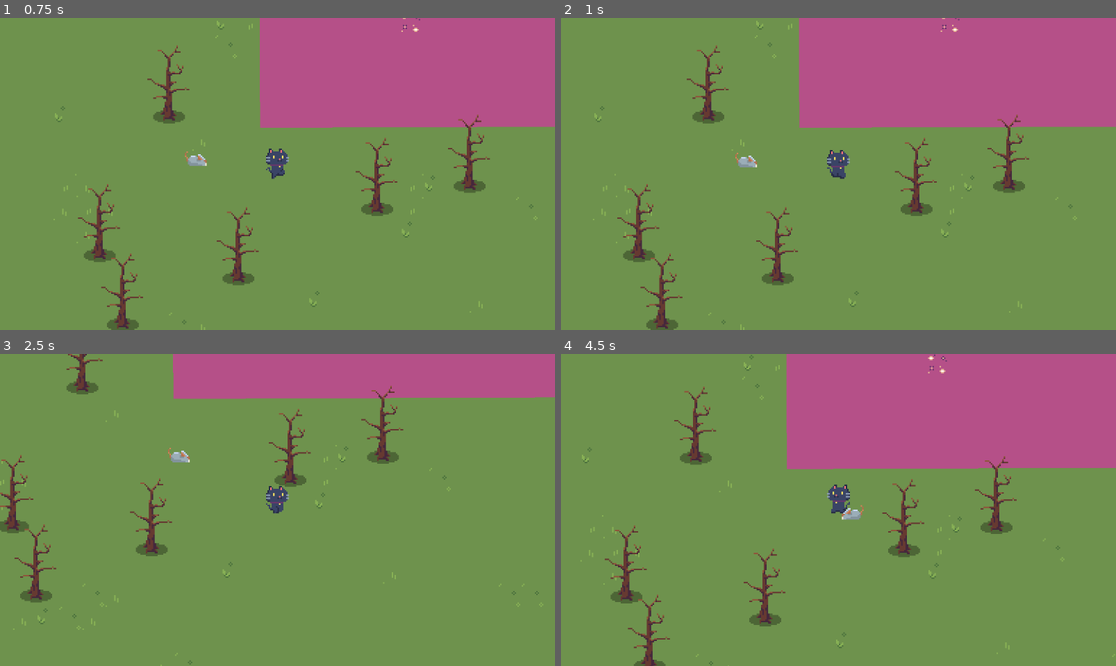
Above: before the commit, frames 1-4 (two rows, left to right).
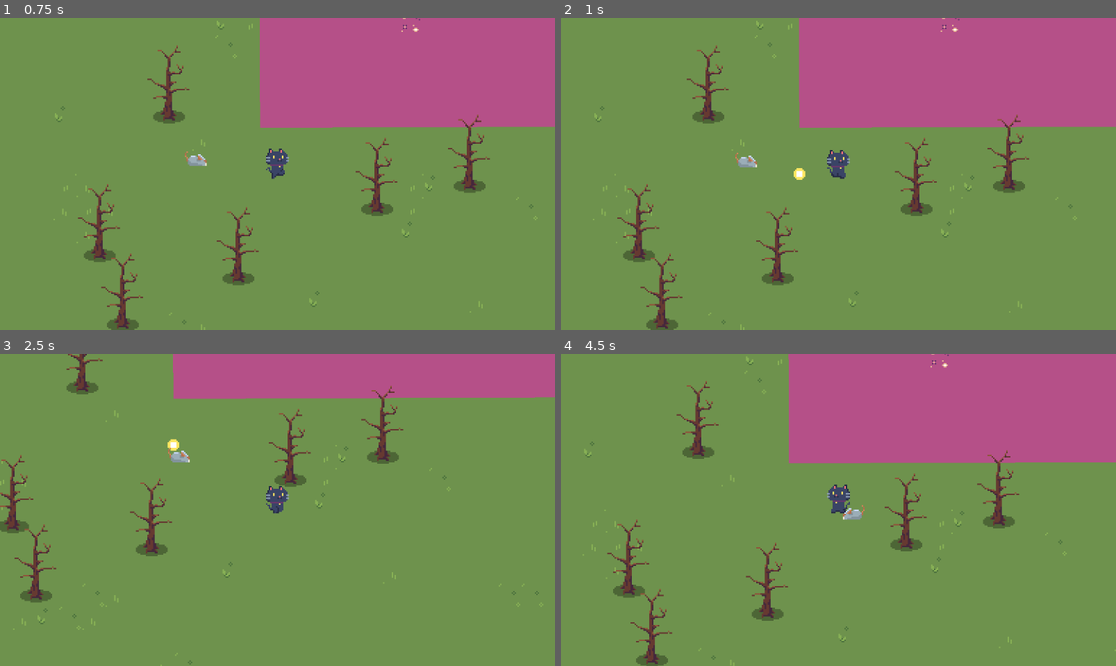
Above: after the commit, the same moments.

Repository: PkHila/Black-Cat-Survivor-Game
Game: Godot game, scene res://Scenes/game_scene.tscn
Same seed, same stepped clock (60 frames per second), same inputs: the game is played once before the commit and once after it.
Inputs:
- Up to frame 1 (0.75 s): hold D (move_right) from 0.53 s (still down)
- Up to frame 2 (1 s): keep holding D (move_right)
- Up to frame 3 (2.5 s): release D (move_right) at 1.28 s; hold S (move_down) 1.28-2.03 s; hold D (move_right) from 2.03 s (still down)
- Up to frame 4 (4.5 s): release D (move_right) at 2.78 s; hold W (move_up) 2.78-3.53 s; hold A (move_left) from 3.53 s (still down)

Frame 1 is identical in both runs. In frame 2, less than 0.1% of the frame differs, in the area x 41-45%, y 48-52%; in frame 3, less than 0.1%; in frame 4, 5.3%, in the area x 3-100%, y 0-100%.

Commit message:
Add tracking funcitonality to the player's attack
Adds functionality to the player's attack so it follows the rat enemy's position.

Diff:
--- a/Enemies/rat.tscn
+++ b/Enemies/rat.tscn
@@ -43,7 +43,7 @@
 radius = 4.0
 
 [node name="Rat" type="CharacterBody2D"]
-collision_mask = 2
+collision_layer = 2
 script = ExtResource("1_1fupt")
 
 [node name="Sprite" type="AnimatedSprite2D" parent="."]
--- a/Scenes/player.tscn
+++ b/Scenes/player.tscn
@@ -1,7 +1,8 @@
-[gd_scene load_steps=15 format=3 uid="uid://b2qptiqc71xb3"]
+[gd_scene load_steps=16 format=3 uid="uid://b2qptiqc71xb3"]
 
 [ext_resource type="Script" path="res://Scenes/player_movement.gd" id="1_4gn5i"]
 [ext_resource type="Texture2D" uid="uid://bvo5g5w8s4tln" path="res://Sprites/BlackCatPlayer.png" id="2_pn8mj"]
+[ext_resource type="PackedScene" uid="uid://blil5f8t361y5" path="res://Scenes/weapon.tscn" id="3_mm84q"]
 
 [sub_resource type="AtlasTexture" id="AtlasTexture_1hg4g"]
 atlas = ExtResource("2_pn8mj")
@@ -105,3 +106,6 @@
 [node name="CollisionShape2D" type="CollisionShape2D" parent="."]
 position = Vector2(0, -2)
 shape = SubResource("CircleShape2D_xpp48")
+
+[node name="weapon" parent="." instance=ExtResource("3_mm84q")]
+position = Vector2(0, -7)
--- a/Scenes/projectile.gd
+++ b/Scenes/projectile.gd
@@ -15,4 +15,6 @@
 
 
 func _on_body_entered(body):
-	pass # Replace with function body.
+	queue_free()
+	if body.has_method("take_damage"):
+		body.takedamage()
--- a/Scenes/projectile.tscn
+++ b/Scenes/projectile.tscn
@@ -22,11 +22,13 @@
 radius = 6.0
 
 [node name="Projectile" type="Area2D"]
+top_level = true
 collision_layer = 0
 collision_mask = 3
 script = ExtResource("1_hjone")
 
 [node name="AnimatedSprite2D" type="AnimatedSprite2D" parent="."]
+top_level = true
 position = Vector2(0, 1)
 sprite_frames = SubResource("SpriteFrames_ddrkc")
 
--- a/Scenes/projectile_weapon.gd
+++ b/Scenes/projectile_weapon.gd
@@ -5,3 +5,14 @@
 	var enemies_in_range = get_overlapping_bodies()
 	if enemies_in_range.size() > 0:
 		var target_enemy = enemies_in_range.front()
+		look_at(target_enemy.global_position)
+
+func shoot():
+	const PROJECTILE = preload("res://Scenes/projectile.tscn")
+	var new_projectile = PROJECTILE.instantiate()
+	new_projectile.global_position = %ShootingPoint.global_position
+	new_projectile.global_rotation = %ShootingPoint.global_rotation
+	%ShootingPoint.add_child(new_projectile)
+
+func _on_timer_timeout():
+	shoot()
--- a/Scenes/weapon.tscn
+++ b/Scenes/weapon.tscn
@@ -5,10 +5,20 @@
 [sub_resource type="CircleShape2D" id="CircleShape2D_6l8aj"]
 radius = 137.713
 
-[node name="Area2D" type="Area2D"]
+[node name="weapon" type="Area2D"]
 collision_layer = 0
 collision_mask = 2
 script = ExtResource("1_xj1er")
 
 [node name="CollisionShape2D" type="CollisionShape2D" parent="."]
 shape = SubResource("CircleShape2D_6l8aj")
+
+[node name="ShootingPoint" type="Marker2D" parent="."]
+unique_name_in_owner = true
+position = Vector2(15, 0)
+
+[node name="Timer" type="Timer" parent="."]
+wait_time = 0.3
+autostart = true
+
+[connection signal="timeout" from="Timer" to="." method="_on_timer_timeout"]
